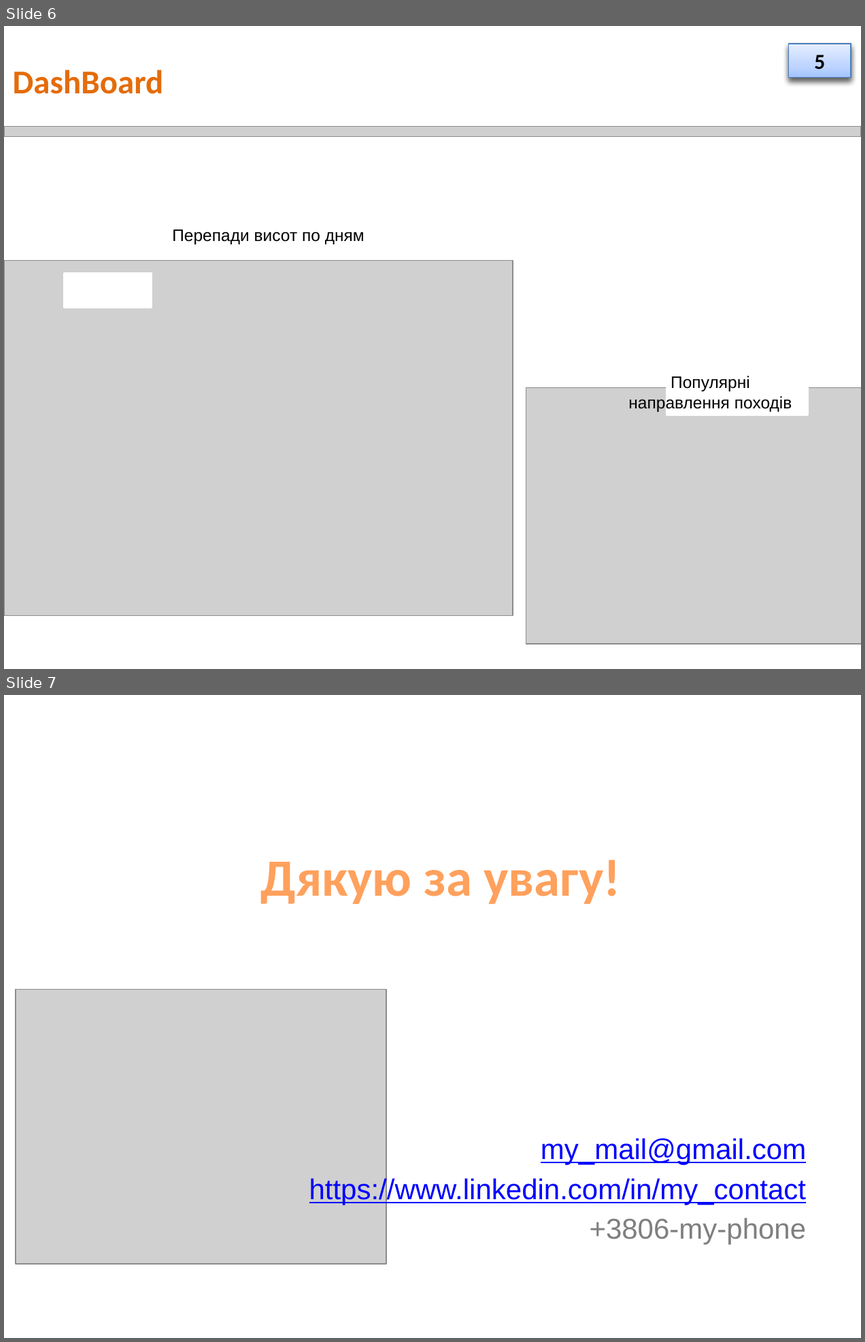
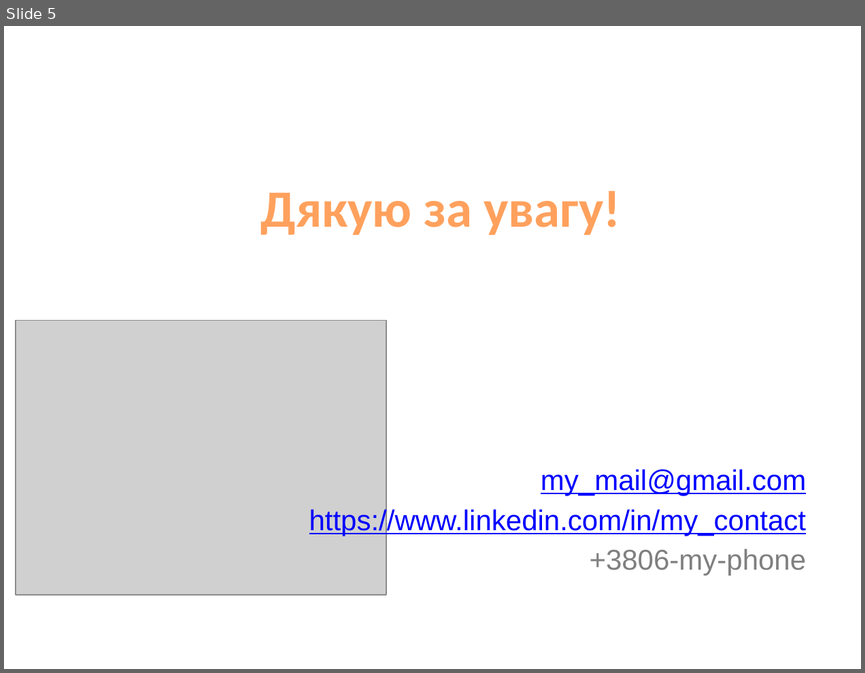
Before and after one commit to SergyMirko/Automation_enterprise_analysis, a slide deck: Презентація.pptx. Shown one above the other, each under a label of ours: slides 6 and 7 before the commit, slide 5 after it. The pictures are 865x1342 and 865x673 pixels, drawn with LibreOffice and Linux fonts; fonts in the diff are those of the drawing; grey boxes stand for pictures. Boxes give left, top, right and bottom in pixels: in the first picture for what was removed or moved away, otherwise in the second. Text is boxed around its words. In the diff, an @@ line names an element or a change of style, - is before the commit and + after.

```diff
--- a/Презентація.pptx
+++ b/Презентація.pptx
@@ slide 6 removed at [4, 26, 861, 669], background #FFFFFF @@
@@ rectangle removed at [789, 44, 851, 78] @@
-19
@@ rectangle removed at [789, 44, 851, 78] @@
-5
@@ title removed at [13, 70, 164, 94] @@
-DashBoard
@@ picture removed at [4, 126, 861, 137] @@
@@ text removed at [172, 229, 364, 244] @@
-Перепади висот по дням
@@ picture removed at [4, 260, 513, 615] @@
@@ rectangle removed at [64, 274, 152, 307] @@
@@ rectangle removed at [666, 361, 807, 415] @@
@@ picture removed at [526, 388, 861, 643] @@
@@ text removed at [628, 376, 792, 412] @@
-Популярні направлення походів
@@ what was slide 7 is now slide 5 @@
```
Also in this commit, not shown: 3 slides changed, 1 slide added, 2 other slides removed, 1 other file.
